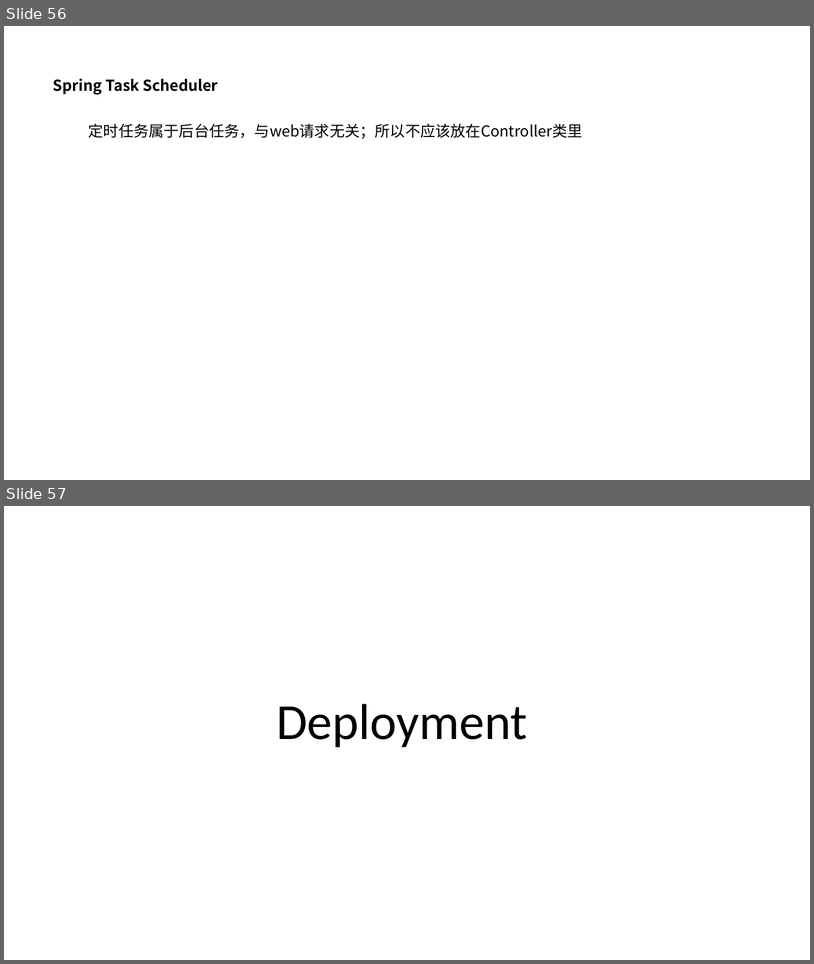
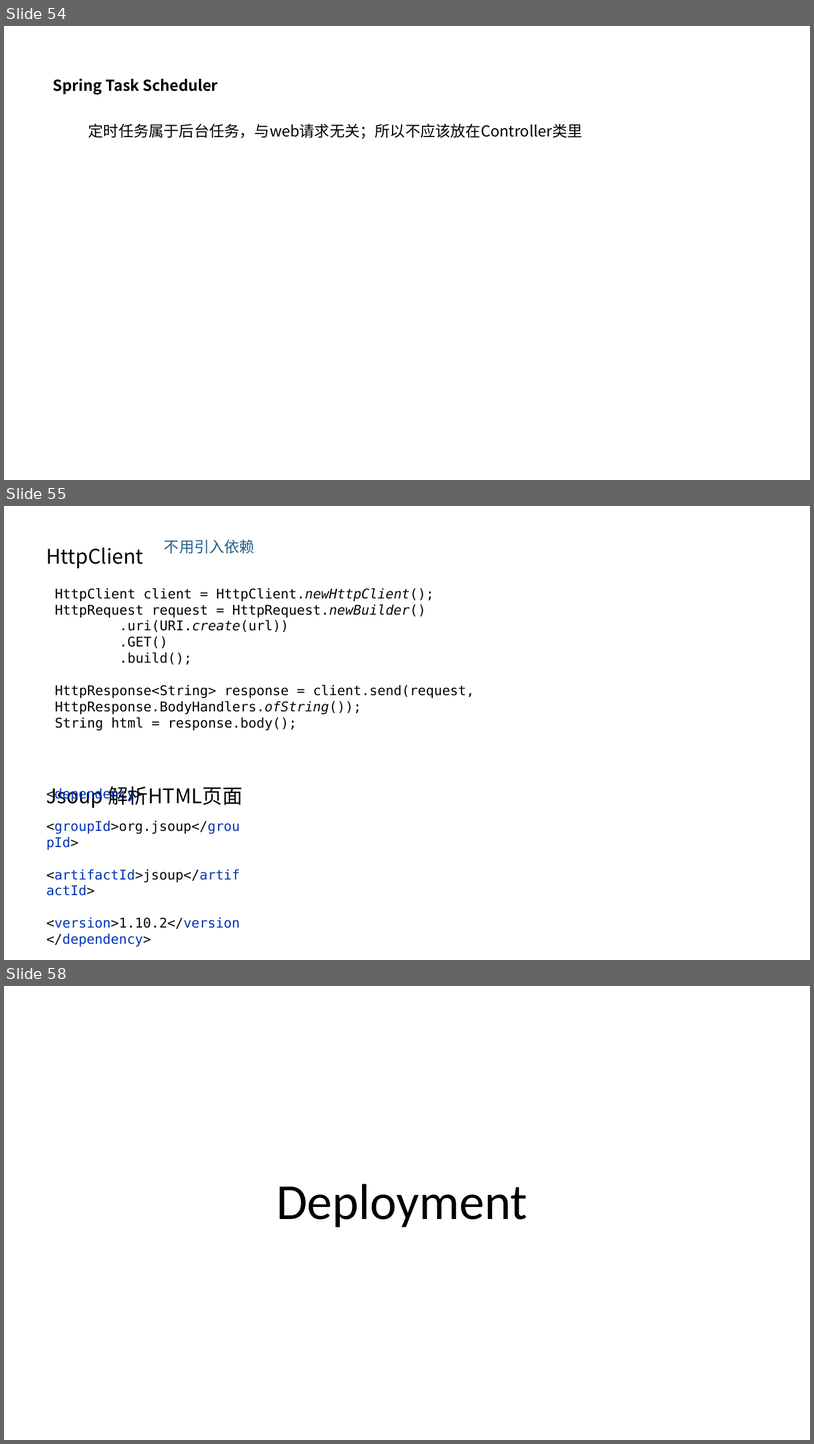
Before and after one commit to 7000qwq/gold, a slide deck: design.pptx. Shown one above the other, each under a label of ours: slides 56 and 57 before the commit, slides 54, 55 and 58 after it; the slides between them are not shown. The pictures are 814x964 and 814x1444 pixels, drawn with LibreOffice and Linux fonts; fonts in the diff are those of the drawing. Boxes give left, top, right and bottom in pixels: in the first picture for what was removed or moved away, otherwise in the second. Text is boxed around its words. In the diff, an @@ line names an element or a change of style, - is before the commit and + after.

```diff
--- a/design.pptx
+++ b/design.pptx
@@ slide 55 added at (4,506,810,960), background #FFFFFF @@
@@ text added at (164,540,255,553), 18 pt, text #226089 @@
+不用引入依赖
@@ text added at (46,547,143,568), 24 pt, text #000000 @@
+HttpClient
@@ text added at (55,588,474,730), 16 pt, text #000000 @@
+HttpClient client = HttpClient.newHttpClient();
+HttpRequest request = HttpRequest.newBuilder()
+.uri(URI.create(url))
+.GET()
+.build();
+HttpResponse<String> response = client.send(request, HttpResponse.BodyHandlers.ofString());
+String html = response.body();
@@ text added at (46,786,243,808), 24 pt, text #000000 @@
+Jsoup 解析HTML页面
@@ text added at (47,787,240,946), 16 pt, text #0033B3 @@
+<dependency>
+<groupId>org.jsoup</groupId>
+<artifactId>jsoup</artifactId>
+<version>1.10.2</version
+</dependency>
@@ what was slide 56 is now slide 54 @@
@@ what was slide 57 is now slide 58 @@
```
Also in this commit, not shown: 1 slide changed, 2 other slides added, 2 slides removed, 18 other files.
